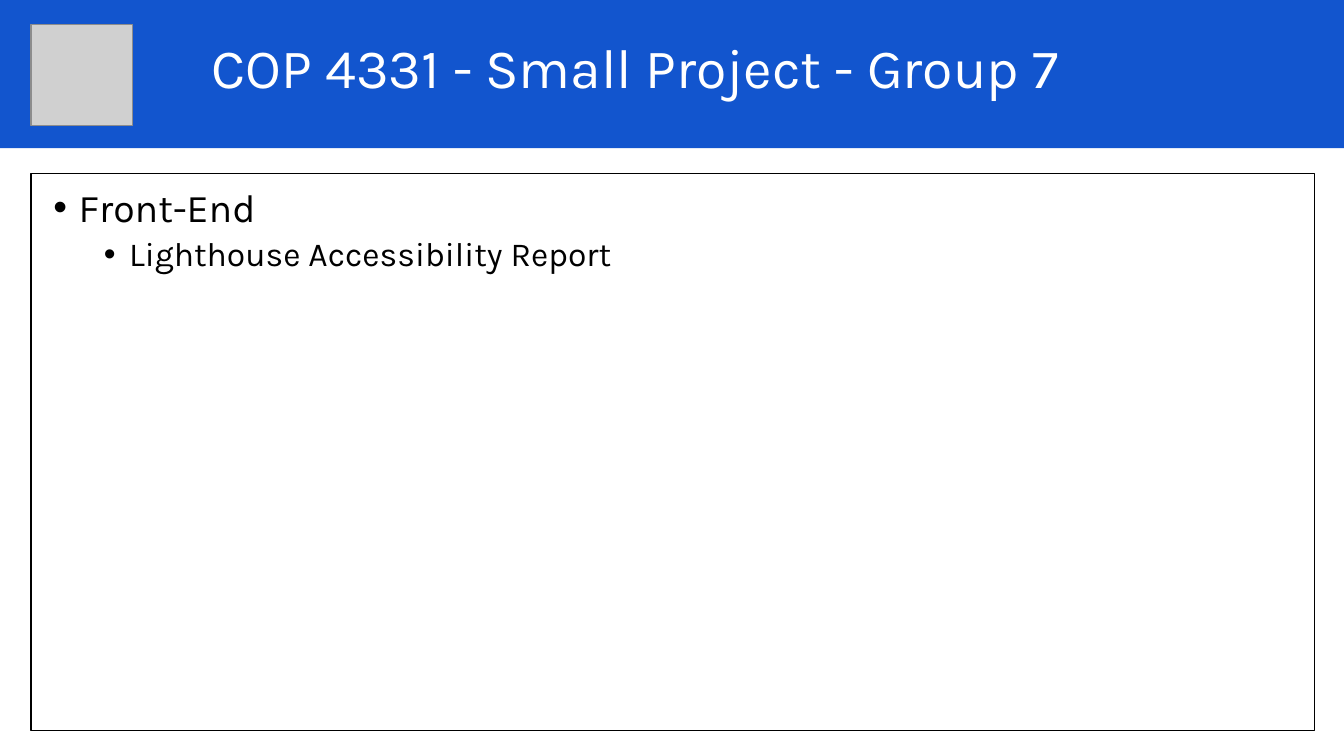
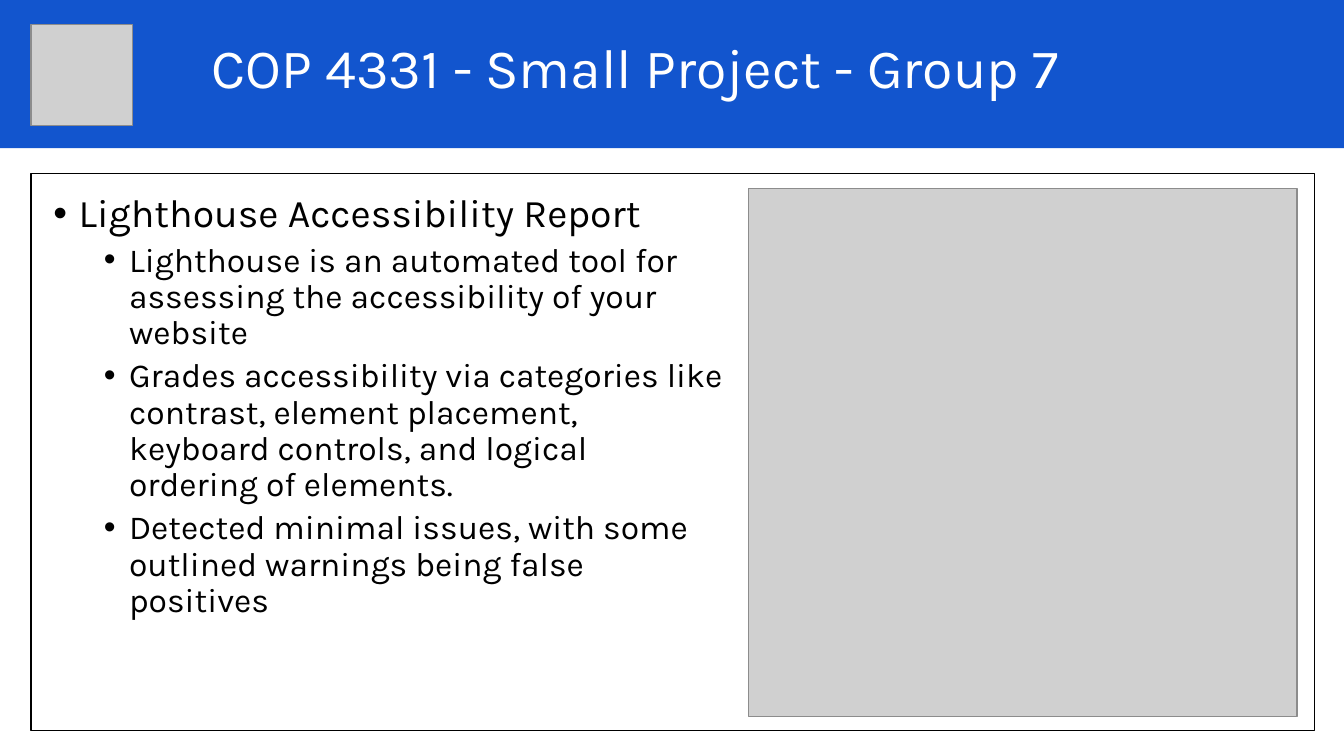
Before and after one commit to AndrewKelton/Small-Project, a slide deck: slide 18 of documents/presentation/Lucky Retriever Presentation_pal working copy.pptx (slide 16 before the commit). Drawn at 1344x756 pixels with LibreOffice and Linux fonts; fonts in the diff are those of the drawing; grey boxes stand for pictures. Boxes give left, top, right and bottom in pixels: in the first picture for what was removed or moved away, otherwise in the second. Text is boxed around its words. In the diff, an @@ line names an element or a change of style, - is before the commit and + after.

Commit message:
add database, erd, lighthouse slides

```diff
--- a/documents/presentation/Lucky Retriever Presentation_pal working copy.pptx
+++ b/documents/presentation/Lucky Retriever Presentation_pal working copy.pptx
@@ text at (79, 195, 256, 223): paragraph removed @@
-• Front-End
@@ text at (79, 200, 640, 237): size 24 to 28 pt in "Lighthouse Accessibility Report"; list level 2 to 1 in "Lighthouse Accessibility Report" @@
@@ picture added at (749, 189, 1298, 717) @@
@@ text at (129, 249, 723, 620): paragraphs added @@
+  • Lighthouse is an automated tool for assessing the accessibility of your website
+  • Grades accessibility via categories like contrast, element placement, keyboard controls, and logical ordering of elements.
+  • Detected minimal issues, with some outlined warnings being false positives
```
Also in this commit, not shown: 2 other slides changed, 2 slides added.
